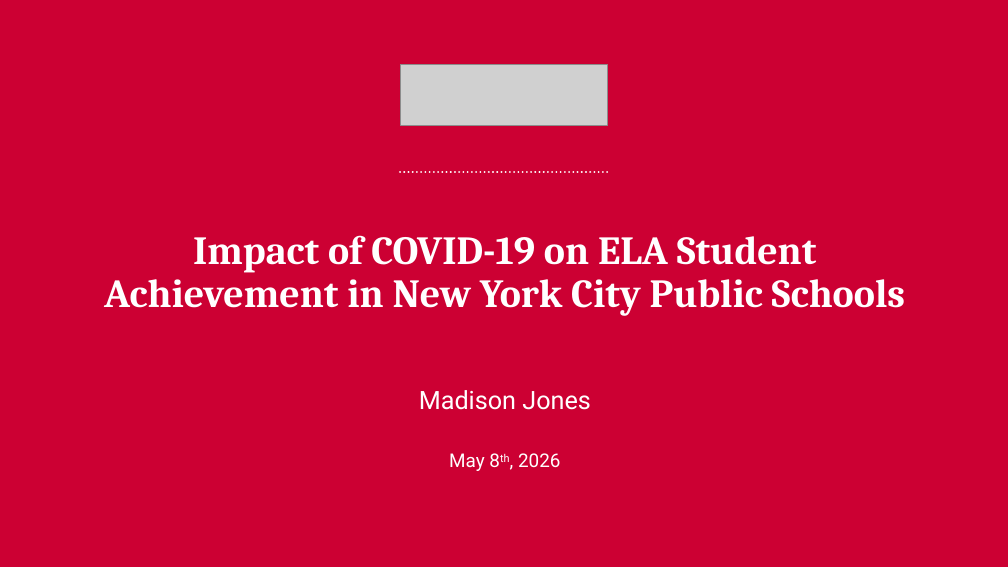
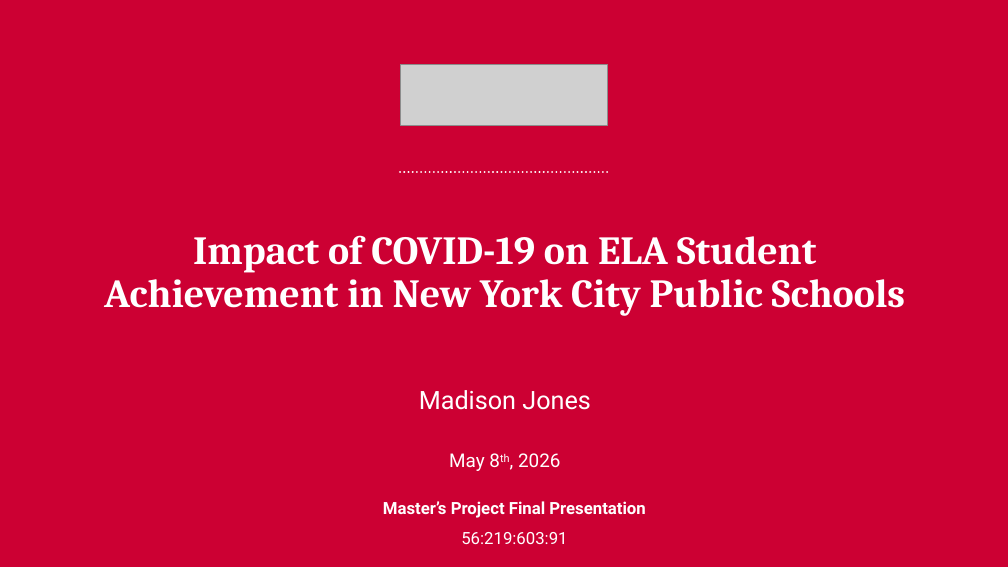
Before and after one commit to madisonajones/Master-s-Project, a slide deck: slide 1 of Final_Products/Masters_Capstone_Final_Presentation.pptx. Drawn at 1008x567 pixels with LibreOffice and Linux fonts; fonts in the diff are those of the drawing; grey boxes stand for pictures. Boxes give left, top, right and bottom in pixels: in the first picture for what was removed or moved away, otherwise in the second. Text is boxed around its words. In the diff, an @@ line names an element or a change of style, - is before the commit and + after.

Commit message:
Updated final presentation, adjustments to title slide

```diff
--- a/Final_Products/Masters_Capstone_Final_Presentation.pptx
+++ b/Final_Products/Masters_Capstone_Final_Presentation.pptx
@@ text added at (x1=383, y1=501, x2=645, y2=544), 16 pt, text #FFFFFF, bold @@
+Master’s Project Final Presentation
+56:219:603:91
```
